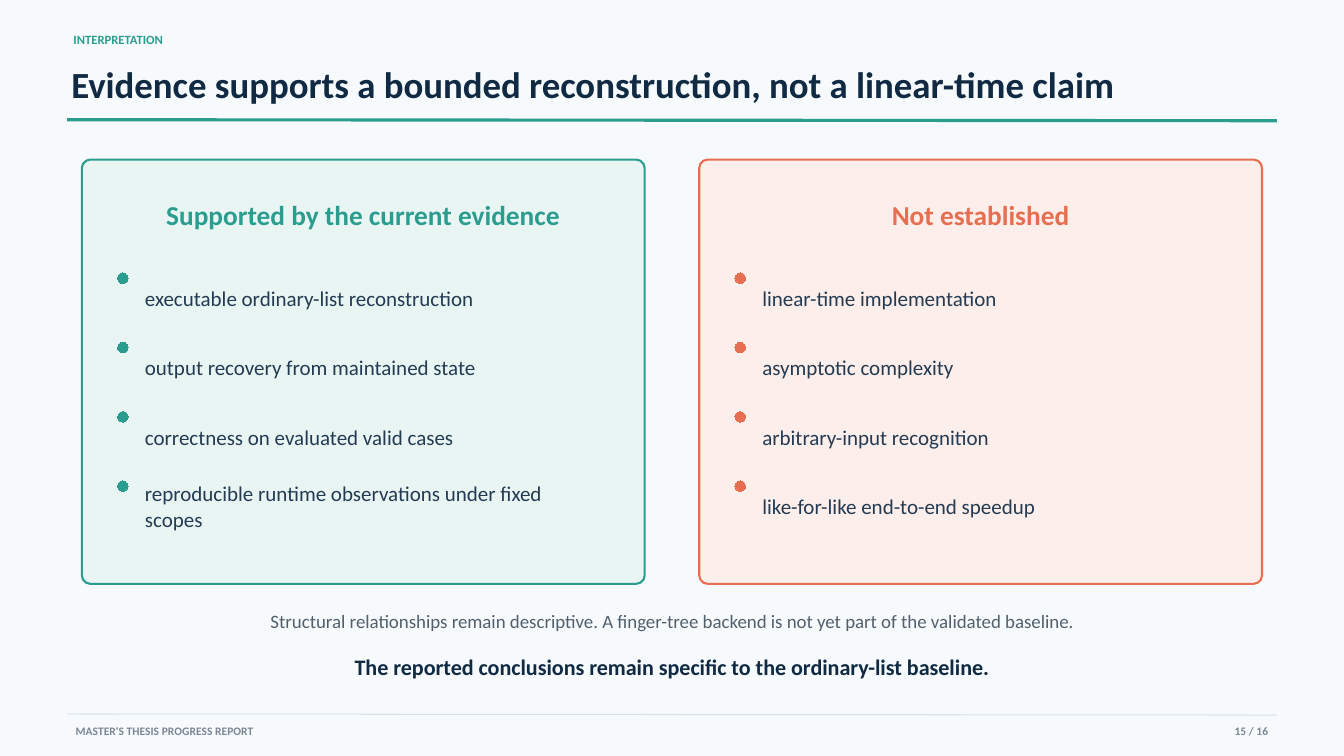
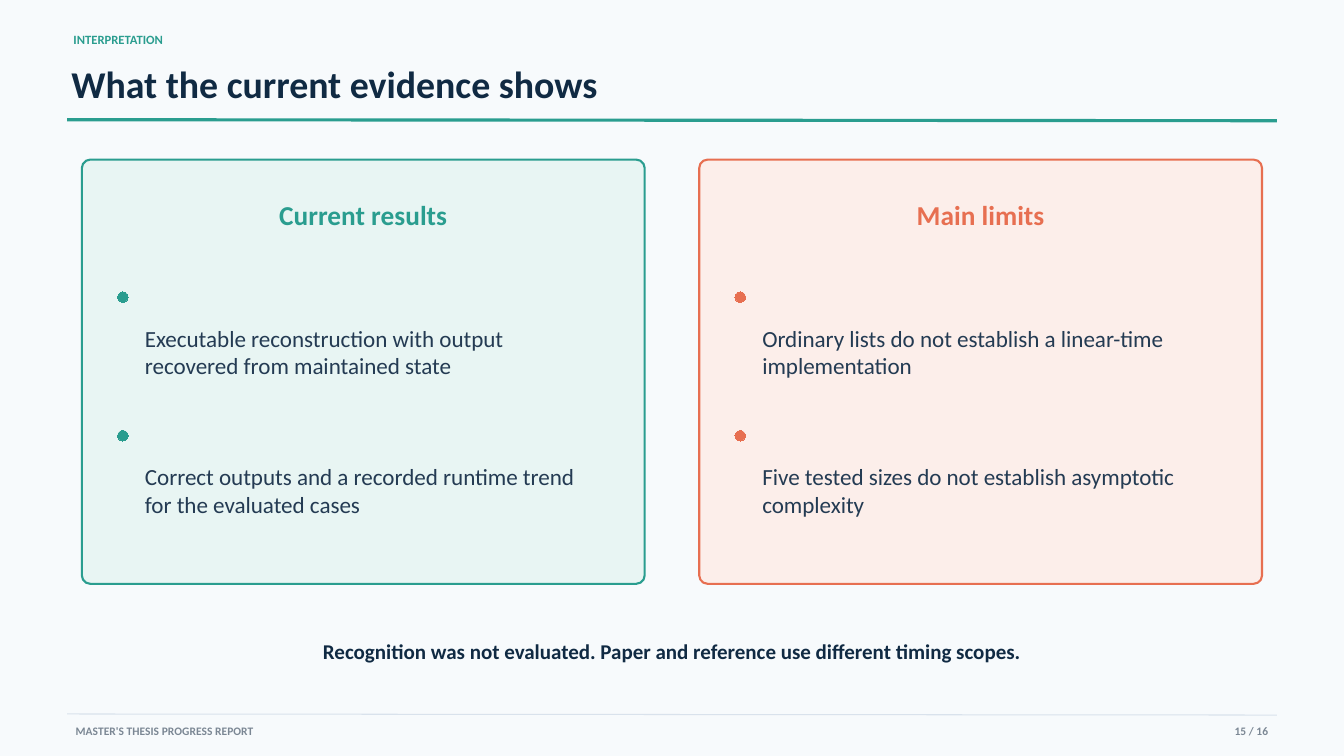
Before and after one commit to YixueWang983/jordan-sorting, a slide deck: slide 15 of presentations/progress_report/Jordan_Sorting_Progress_Report.pptx. Drawn at 1344x756 pixels with LibreOffice and Linux fonts; fonts in the diff are those of the drawing. Boxes give left, top, right and bottom in pixels: in the first picture for what was removed or moved away, otherwise in the second. Text is boxed around its words. In the diff, an @@ line names an element or a change of style, - is before the commit and + after.

Commit message:
Refine progress report for midterm delivery

```diff
--- a/presentations/progress_report/Jordan_Sorting_Progress_Report.pptx
+++ b/presentations/progress_report/Jordan_Sorting_Progress_Report.pptx
@@ text at (71, 71, 598, 99): text changed; size 26.3 to 27 pt @@
-Evidence supports a bounded reconstruction, not a linear-time claim
+What the current evidence shows
@@ text at (279, 206, 447, 225): text changed @@
-Supported by the current evidence
+Current results
@@ text at (917, 206, 1045, 225): text changed @@
-Not established
+Main limits
@@ 3 ellipses: place and size @@
-3 ellipses at (118, 273, 745, 421)
+3 ellipses at (118, 292, 745, 441)
@@ text at (145, 331, 503, 374): text changed; size 15 to 16.5 pt @@
-executable ordinary-list reconstruction
+Executable reconstruction with output recovered from maintained state
@@ ellipse removed at (735, 343, 745, 353) @@
@@ text at (762, 331, 1163, 378): text changed; size 15 to 16.5 pt @@
-linear-time implementation
+Ordinary lists do not establish a linear-time implementation
@@ text removed at (762, 360, 954, 379) @@
-asymptotic complexity
@@ ellipse removed at (118, 411, 128, 421) @@
@@ ellipse: place and size @@
-ellipse at (118, 343, 128, 353)
+ellipse at (118, 431, 128, 441)
@@ text removed at (145, 430, 454, 445) @@
-correctness on evaluated valid cases
@@ text removed at (762, 430, 989, 449) @@
-arbitrary-input recognition
@@ text at (145, 469, 574, 513): text changed; size 15 to 16.5 pt @@
-output recovery from maintained state
+Correct outputs and a recorded runtime trend for the evaluated cases
@@ text added at (762, 469, 1174, 517), 16.5 pt, text #243B53 @@
+Five tested sizes do not establish asymptotic complexity
@@ ellipse removed at (118, 481, 128, 491) @@
@@ text removed at (145, 486, 541, 531) @@
-reproducible runtime observations under fixed scopes
@@ ellipse removed at (735, 481, 745, 491) @@
@@ text removed at (762, 499, 1035, 518) @@
-like-for-like end-to-end speedup
@@ text removed at (270, 615, 1073, 631) @@
-Structural relationships remain descriptive. A finger-tree backend is not yet part of the validated baseline.
@@ text added at (323, 644, 1020, 663), 15 pt, text #102A43, bold @@
+Recognition was not evaluated. Paper and reference use different timing scopes.
@@ text removed at (355, 659, 989, 679) @@
-The reported conclusions remain specific to the ordinary-list baseline.
```
Also in this commit, not shown: 9 other slides changed, 5 other files.
